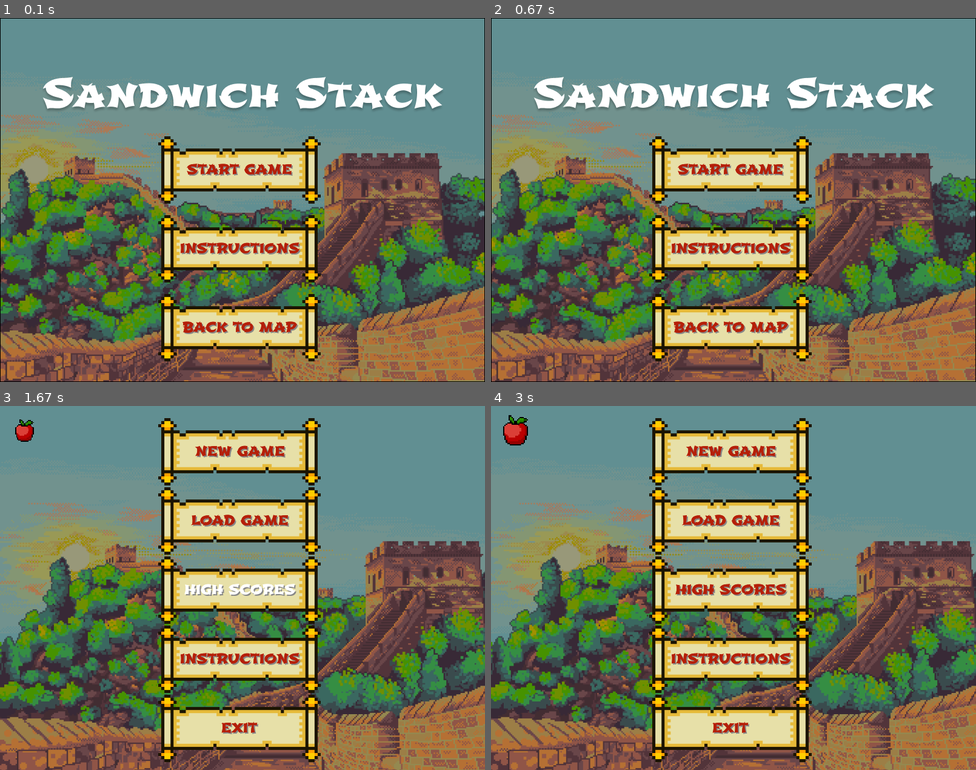
Above: before the commit, frames 1-4 (two rows, left to right).
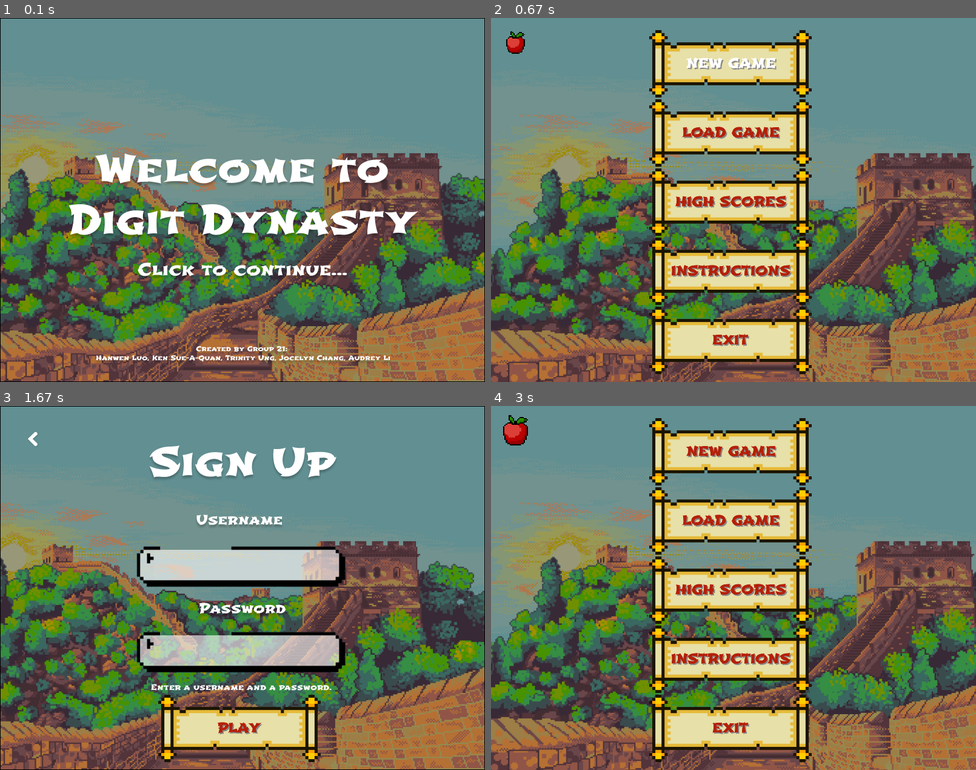
Above: after the commit, the same moments.

Repository: jocelyn-chang/digit-dynasty
Game: pygame game, started from mainMenu.py
Two runs of this game, one before a commit and one after it. Both use one fixed random seed, a clock stepped at 60 frames per second and the inputs below.
Inputs (mouse positions are in pixels of both pictures, inside the frame that each line leads up to):
- Up to frame 1 (0.1 s): no input
- Up to frame 2 (0.67 s): click (728, 61) at 0.38 s, where only the run after the commit has a clickable "NEW GAME"
- Up to frame 3 (1.67 s): click (237, 449) at 0.72 s, where only the run after the commit has a clickable "NEW GAME"; click (237, 726) at 1.05 s, where only the run after the commit has a clickable "PLAY"; click (242, 609) at 1.38 s
- Up to frame 4 (3 s): click (728, 660) at 1.72 s, where only the run after the commit has a clickable "Enter a username and a passwo…"; click (607, 453) at 2.05 s; click (743, 464) at 2.38 s; click (524, 438) at 2.72 s

The runs differ from the first frame. In frame 1, 20% of the frame differs, in the area x 8-92%, y 16-95%; in frame 2, 62%, in the area x 0-100%, y 0-100%; in frame 3, 59%; in frame 4, nothing differs.

Commit message:
change to not use sympy

Diff:
--- a/SandwichStack.py
+++ b/SandwichStack.py
@@ -290,4 +290,4 @@
 
 username = "Robert"
 password = "Robert123"
-sandwich_stack(username, password)
+# sandwich_stack(username, password)
